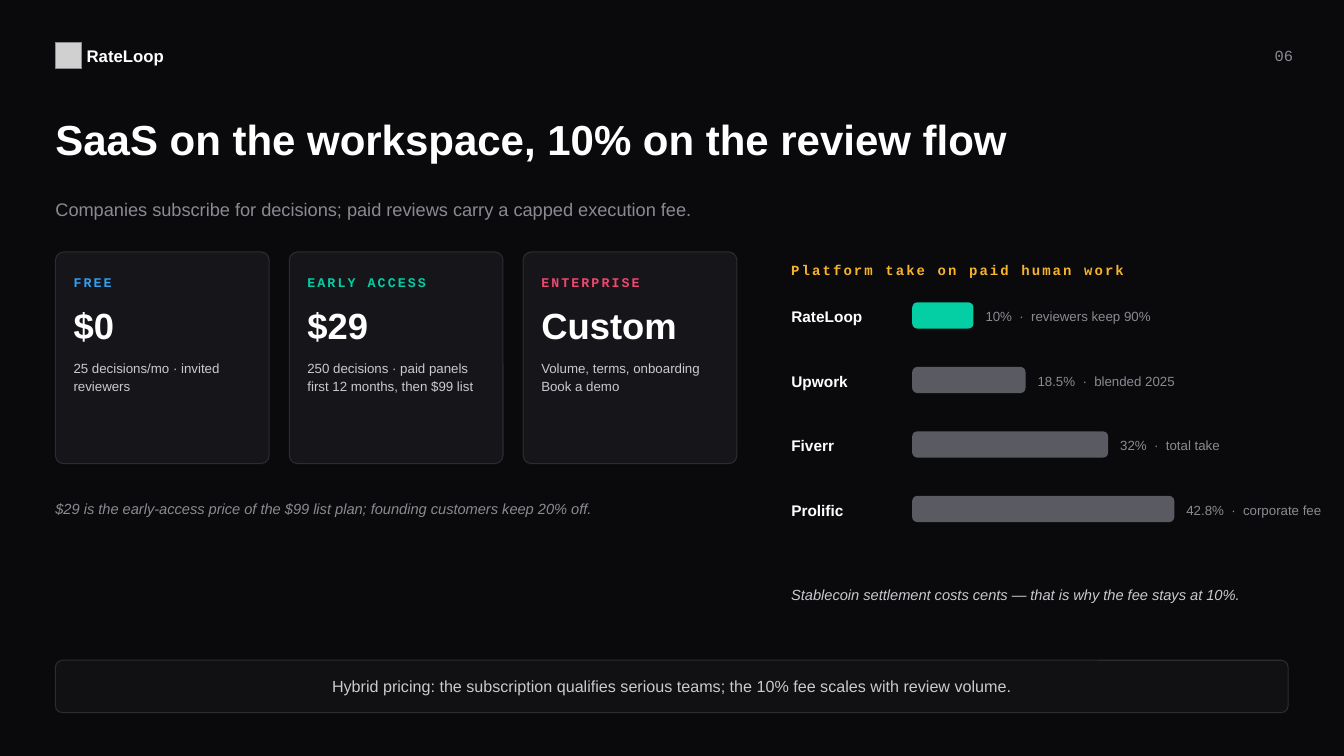
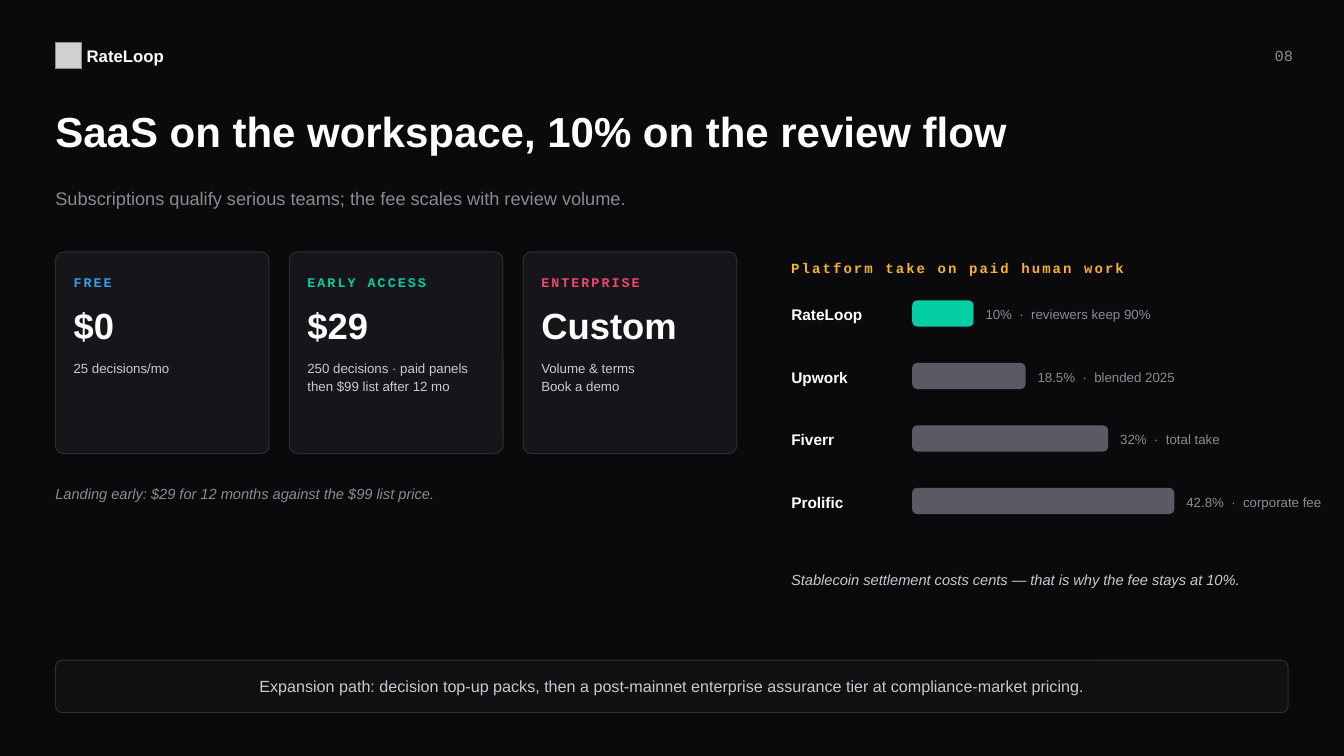
Before and after one commit to Noc2/RateLoop, a slide deck: slide 8 of outputs/rateloop-seed-deck-tokenless-2026-07.pptx (slide 6 before the commit). Drawn at 1344x756 pixels with LibreOffice and Linux fonts; fonts in the diff are those of the drawing; grey boxes stand for pictures. Boxes give left, top, right and bottom in pixels: in the first picture for what was removed or moved away, otherwise in the second. Text is boxed around its words. In the diff, an @@ line names an element or a change of style, - is before the commit and + after.

```diff
--- a/outputs/rateloop-seed-deck-tokenless-2026-07.pptx
+++ b/outputs/rateloop-seed-deck-tokenless-2026-07.pptx
@@ text "SaaS on the workspace, 10% ...": place and size @@
-text "SaaS on the workspace, 10% ..." at (55, 124, 1007, 163)
+text "SaaS on the workspace, 10% ..." at (55, 116, 1007, 156)
@@ text at (55, 192, 626, 209): text changed @@
-Companies subscribe for decisions; paid reviews carry a capped execution fee.
+Subscriptions qualify serious teams; the fee scales with review volume.
@@ rounded rectangle: place and size @@
-rounded rectangle at (55, 252, 269, 464)
+rounded rectangle at (55, 252, 269, 454)
@@ rounded rectangle: place and size @@
-rounded rectangle at (289, 252, 503, 464)
+rounded rectangle at (289, 252, 503, 454)
@@ proportions changed in 3 elements at (55, 252, 269, 454), (289, 252, 503, 454), (523, 252, 737, 454) @@
@@ rounded rectangle: place and size @@
-rounded rectangle at (523, 252, 737, 464)
+rounded rectangle at (523, 252, 737, 454)
@@ text at (74, 363, 169, 373): text changed @@
-25 decisions/mo · invited reviewers
+25 decisions/mo
@@ text at (307, 381, 449, 392): text changed @@
-first 12 months, then $99 list
+then $99 list after 12 mo
@@ text at (541, 363, 635, 373): text changed @@
-Volume, terms, onboarding
+Volume & terms
@@ 4 texts, 2 rounded rectangles: place and size @@
-4 texts, 2 rounded rectangles at (791, 367, 1220, 458)
+4 texts, 2 rounded rectangles at (791, 363, 1220, 452)
@@ text at (55, 488, 434, 502): text changed @@
-$29 is the early-access price of the $99 list plan; founding customers keep 20% off.
+Landing early: $29 for 12 months against the $99 list price.
@@ 2 texts, 1 rounded rectangle: place and size @@
-2 texts, 1 rounded rectangle at (791, 496, 1321, 522)
+2 texts, 1 rounded rectangle at (791, 488, 1321, 514)
@@ text "Stablecoin settlement costs cents — ...": place and size @@
-text "Stablecoin settlement costs cents — ..." at (791, 589, 1239, 603)
+text "Stablecoin settlement costs cents — ..." at (791, 574, 1239, 588)
@@ text at (259, 680, 1084, 696): text changed @@
-Hybrid pricing: the subscription qualifies serious teams; the 10% fee scales with review volume.
+Expansion path: decision top-up packs, then a post-mainnet enterprise assurance tier at compliance-market pricing.
```
Also in this commit, not shown: 6 other slides changed, 4 slides added, 2 slides removed.
